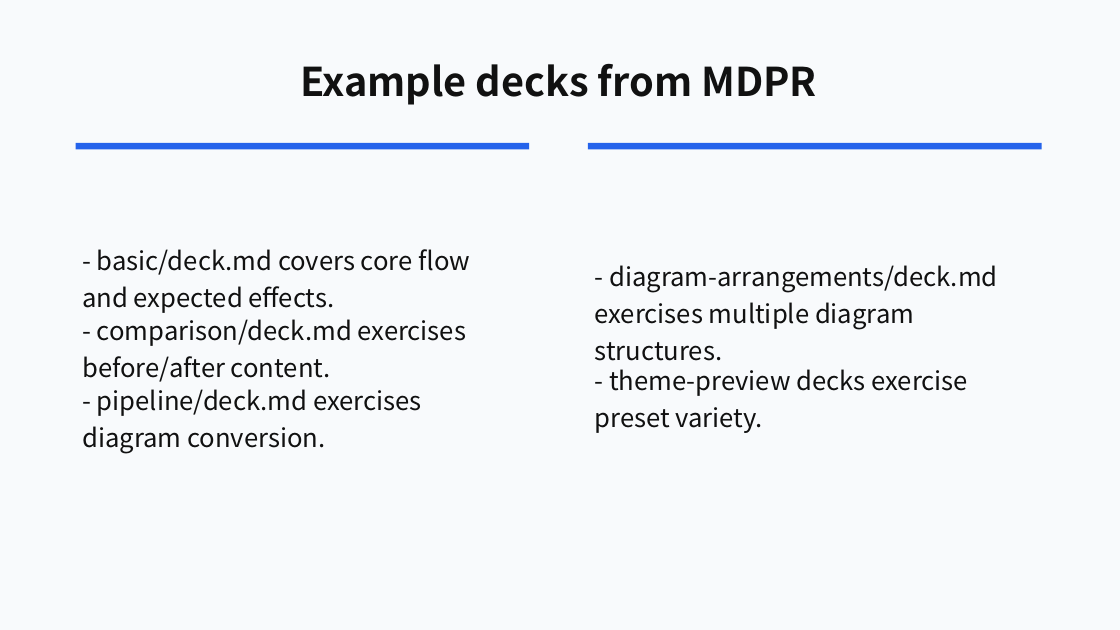
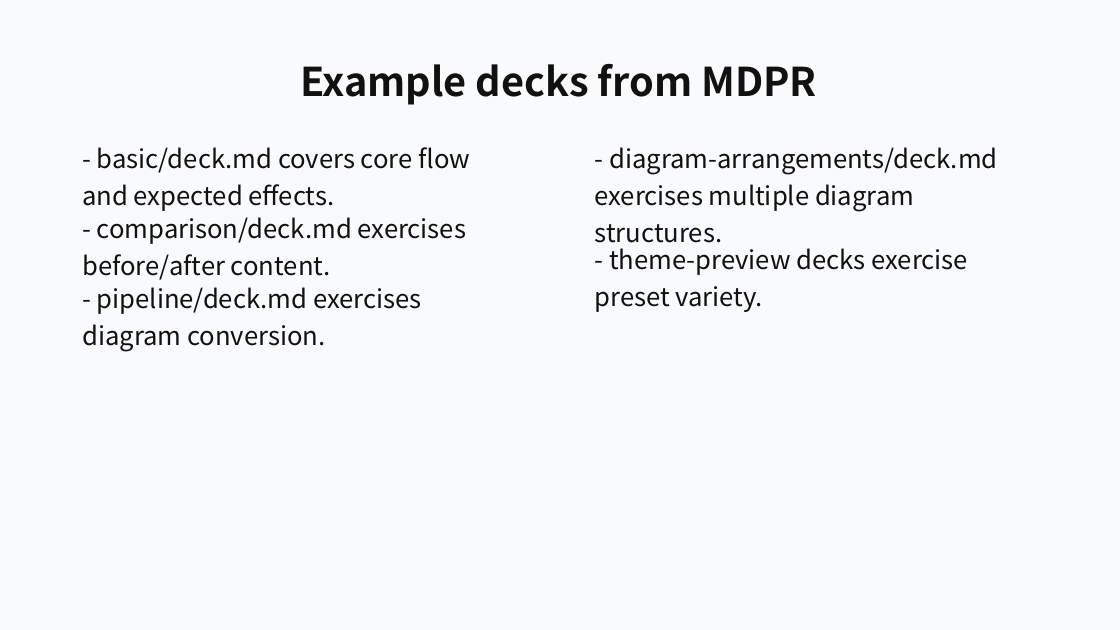
Before and after one commit to ch040602/mdpr-skill, a slide deck: slide 21 of artifacts/mdpr-vs-skill/mdpr-baseline-result.pptx. Drawn at 1120x630 pixels with LibreOffice and Linux fonts; fonts in the diff are those of the drawing. Boxes give left, top, right and bottom in pixels: in the first picture for what was removed or moved away, otherwise in the second. Text is boxed around its words. In the diff, an @@ line names an element or a change of style, - is before the commit and + after.

```diff
--- a/artifacts/mdpr-vs-skill/mdpr-baseline-result.pptx
+++ b/artifacts/mdpr-vs-skill/mdpr-baseline-result.pptx
@@ rectangle removed at bbox=[76, 143, 529, 150] @@
@@ rectangle removed at bbox=[588, 143, 1042, 150] @@
@@ text "- diagram-arrangements/deck.md exercises multiple diagram ...": place and size @@
-text "- diagram-arrangements/deck.md exercises multiple diagram ..." at bbox=[595, 265, 997, 361]
+text "- diagram-arrangements/deck.md exercises multiple diagram ..." at bbox=[595, 147, 997, 249]
@@ vertical alignment middle to top in 5 elements at bbox=[82, 147, 471, 211], bbox=[82, 217, 466, 280], bbox=[82, 287, 421, 352], bbox=[595, 147, 997, 249], bbox=[595, 248, 968, 312] @@
@@ text "- theme-preview decks exercise preset ...": place and size @@
-text "- theme-preview decks exercise preset ..." at bbox=[595, 369, 968, 433]
+text "- theme-preview decks exercise preset ..." at bbox=[595, 248, 968, 312]
@@ 3 texts: place and size @@
-3 texts at bbox=[82, 249, 471, 454]
+3 texts at bbox=[82, 147, 471, 352]
```
Also in this commit, not shown: 1 other slide changed, 10 other files.
